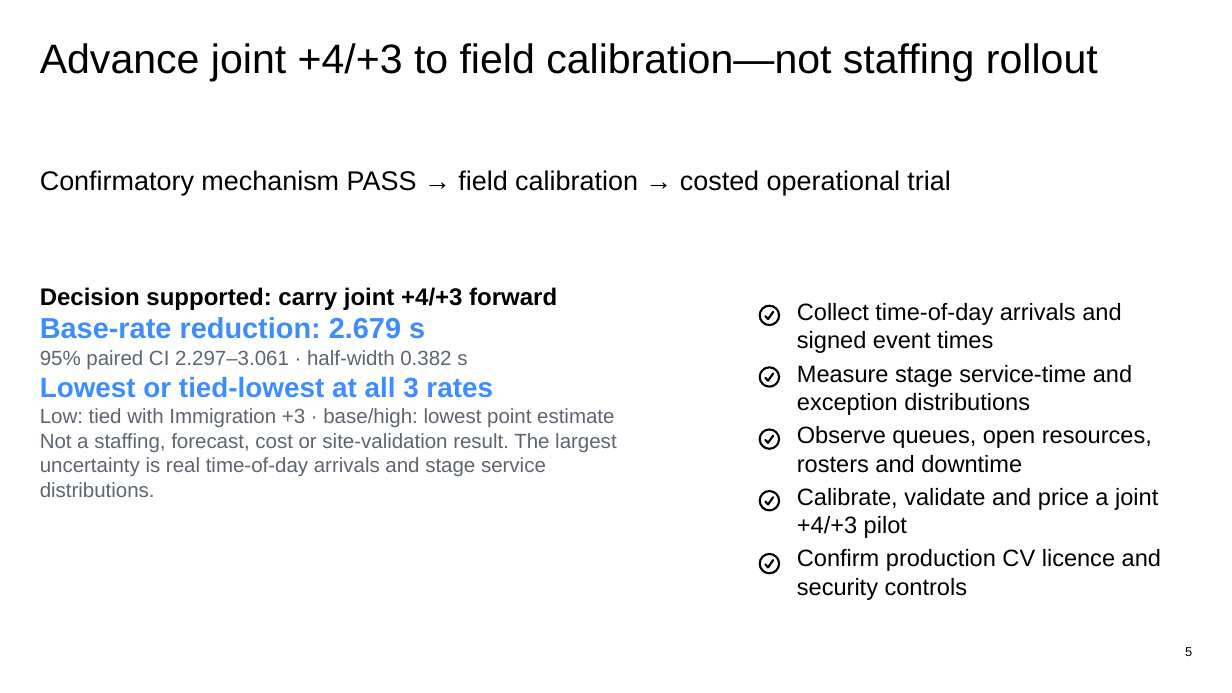
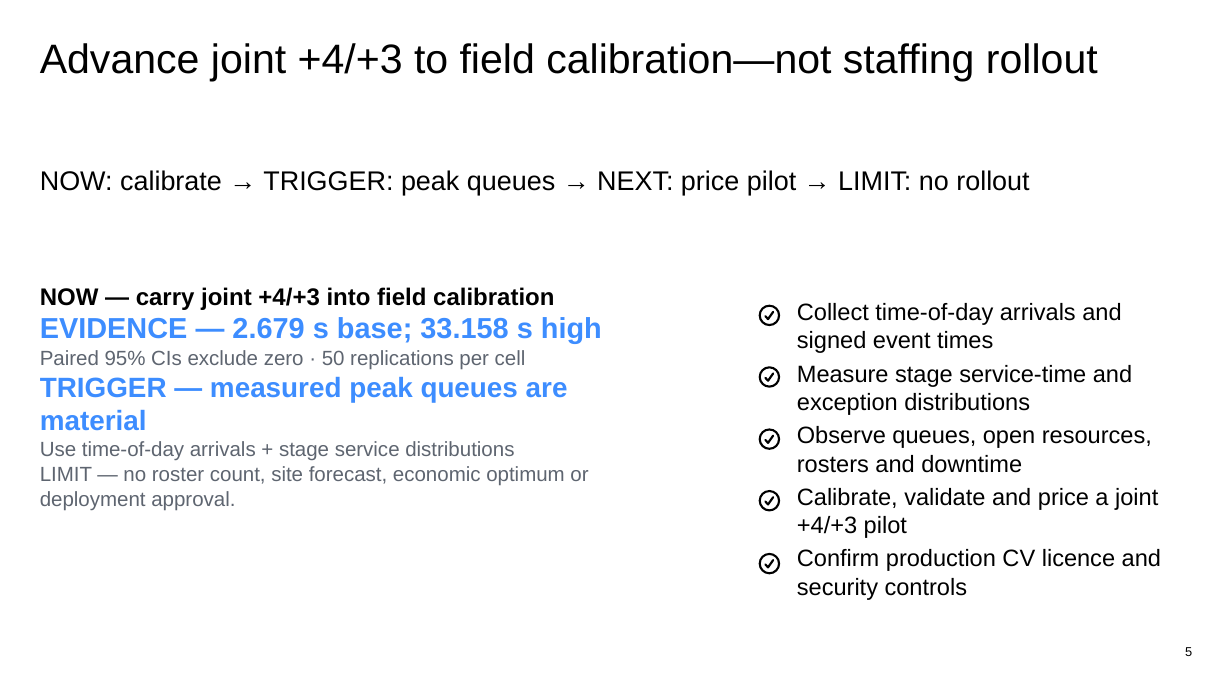
Before and after one commit to wangyu211/htx-checkpoint-simulation, a slide deck: slide 5 of slides/HTX_Task4_Operational_Insights.pptx. Drawn at 1232x693 pixels with LibreOffice and Linux fonts; fonts in the diff are those of the drawing. Boxes give left, top, right and bottom in pixels: in the first picture for what was removed or moved away, otherwise in the second. Text is boxed around its words. In the diff, an @@ line names an element or a change of style, - is before the commit and + after.

Commit message:
strengthen load-regime evidence and recommendation

```diff
--- a/slides/HTX_Task4_Operational_Insights.pptx
+++ b/slides/HTX_Task4_Operational_Insights.pptx
@@ text at box(40, 170, 1029, 195): text changed @@
-Confirmatory mechanism PASS → field calibration → costed operational trial
+NOW: calibrate → TRIGGER: peak queues → NEXT: price pilot → LIMIT: no rollout
@@ text at box(40, 287, 602, 511): text changed @@
-Decision supported: carry joint +4/+3 forward
-Base-rate reduction: 2.679 s
-95% paired CI 2.297–3.061 · half-width 0.382 s
-Lowest or tied-lowest at all 3 rates
-Low: tied with Immigration +3 · base/high: lowest point estimate
-Not a staffing, forecast, cost or site-validation result. The largest uncertainty is real time-of-day arrivals and stage service distributions.
+NOW — carry joint +4/+3 into field calibration
+EVIDENCE — 2.679 s base; 33.158 s high
+Paired 95% CIs exclude zero · 50 replications per cell
+TRIGGER — measured peak queues are material
+Use time-of-day arrivals + stage service distributions
+LIMIT — no roster count, site forecast, economic optimum or deployment approval.
```
Also in this commit, not shown: 1 other slide changed, 16 other files.
